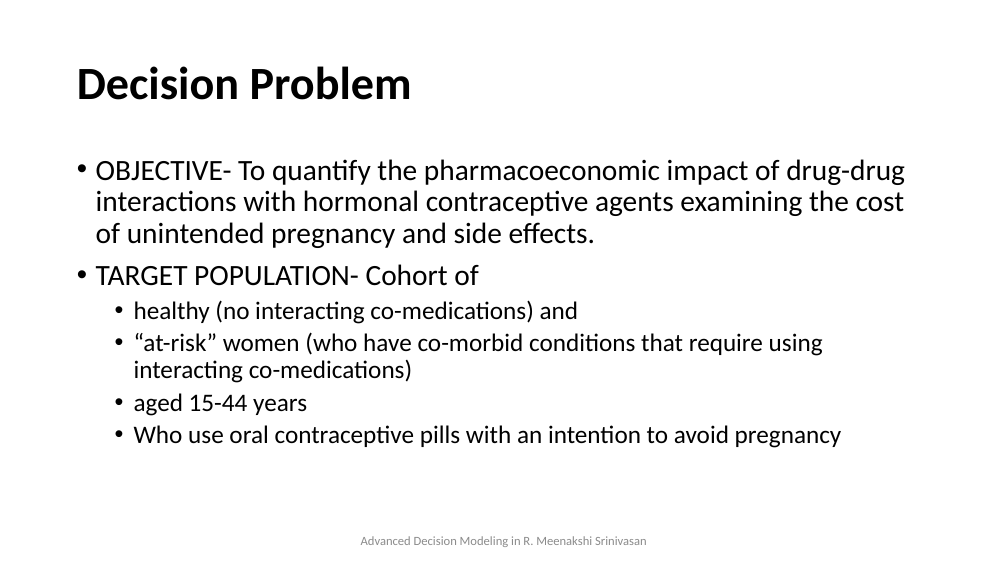
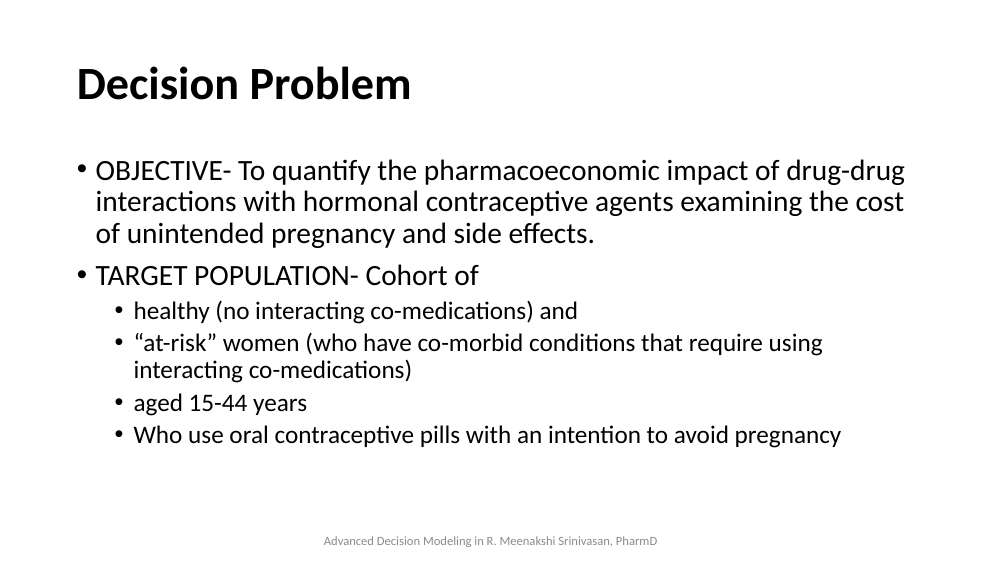
Before and after one commit to meenakshisrinivasan1/AdvModeling_DDIHCA, a slide deck: slide 1 of model_info/AdvWorkshop_modeldiscussion.pptx. Drawn at 1008x567 pixels with LibreOffice and Linux fonts; fonts in the diff are those of the drawing. Boxes give left, top, right and bottom in pixels: in the first picture for what was removed or moved away, otherwise in the second. Text is boxed around its words. In the diff, an @@ line names an element or a change of style, - is before the commit and + after.

```diff
--- a/model_info/AdvWorkshop_modeldiscussion.pptx
+++ b/model_info/AdvWorkshop_modeldiscussion.pptx
@@ text at [324,536,657,547]: text changed @@
-Advanced Decision Modeling in R. Meenakshi Srinivasan
+Advanced Decision Modeling in R. Meenakshi Srinivasan, PharmD
```
Also in this commit, not shown: 2 other slides changed, 5 other files.
